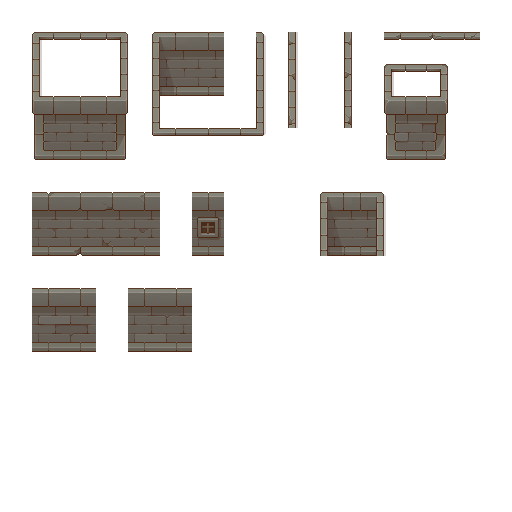
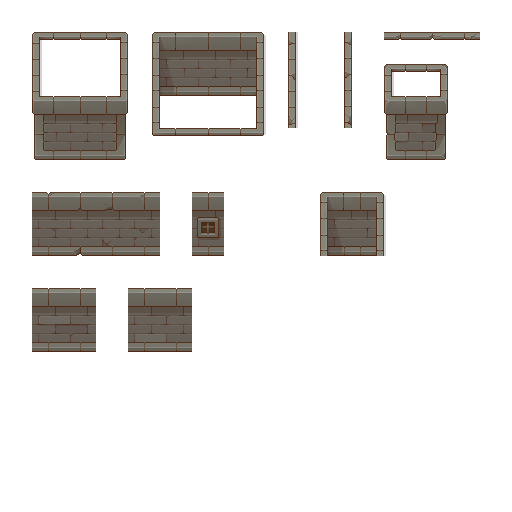
The second w=512, h=512 image is a revision of the first. Changes to its layers:
moved "Schwebende Ebene #4" above "Schwebende Ebene #3", painted on it over [224, 32, 256, 96]
